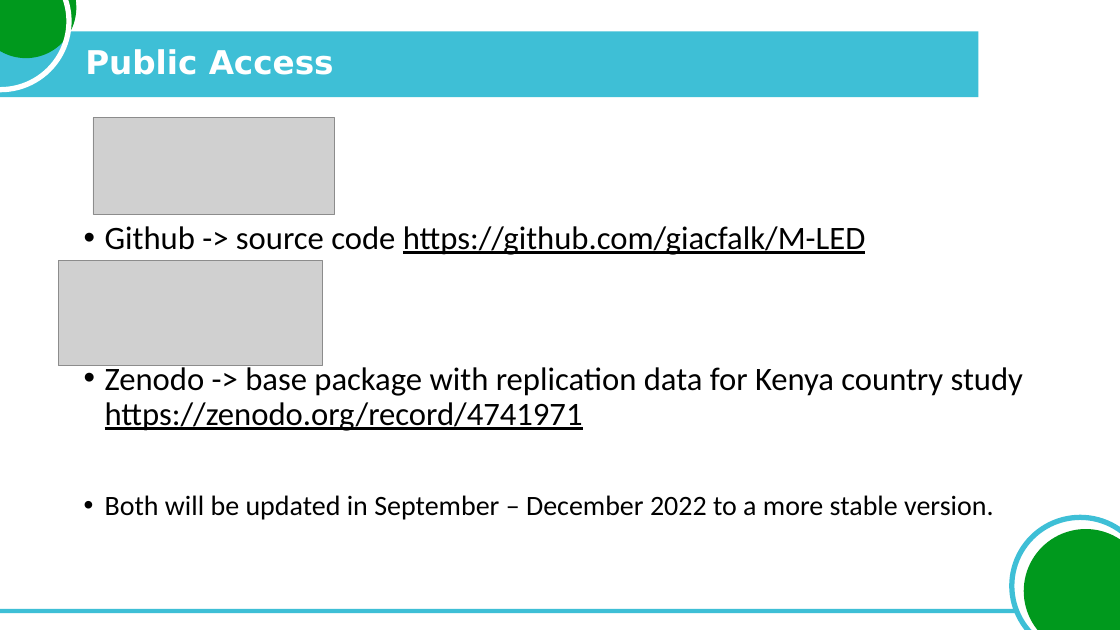
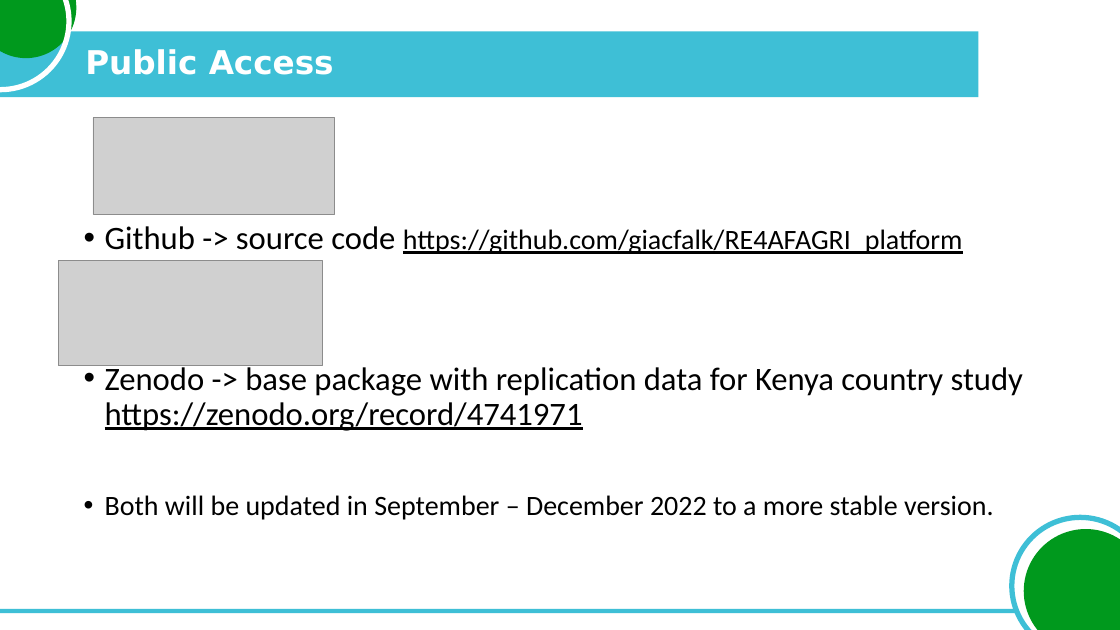
Before and after one commit to giacfalk/RE4AFAGRI_platform, a slide deck: slide 17 of capacity_building/M-LED_slide_pack.pptx (slide 16 before the commit). Drawn at 1120x630 pixels with LibreOffice and Linux fonts; fonts in the diff are those of the drawing; grey boxes stand for pictures; background and template pictures are left out. Boxes give left, top, right and bottom in pixels: in the first picture for what was removed or moved away, otherwise in the second. Text is boxed around its words. In the diff, an @@ line names an element or a change of style, - is before the commit and + after.

```diff
--- a/capacity_building/M-LED_slide_pack.pptx
+++ b/capacity_building/M-LED_slide_pack.pptx
@@ text at (x1=105, y1=226, x2=963, y2=254): text changed; size 28 to 24 pt @@
-• Github -> source code https://github.com/giacfalk/M-LED
+• Github -> source code https://github.com/giacfalk/RE4AFAGRI_platform
```
Also in this commit, not shown: 3 other slides changed, 28 slides added, 3 slides removed, 18 other files.
